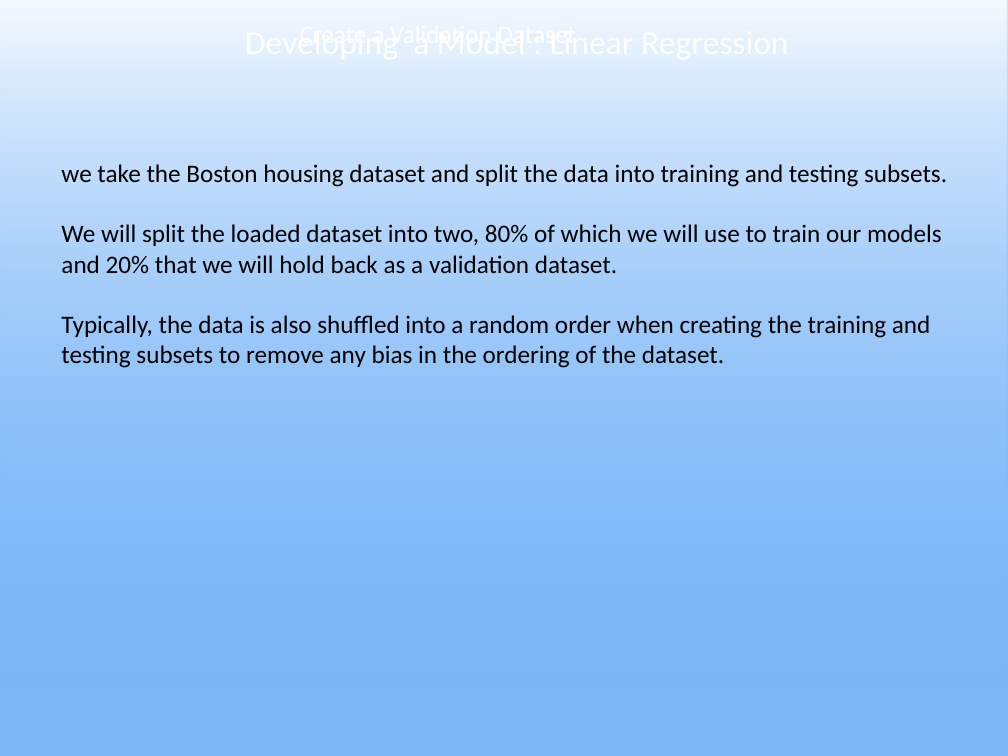
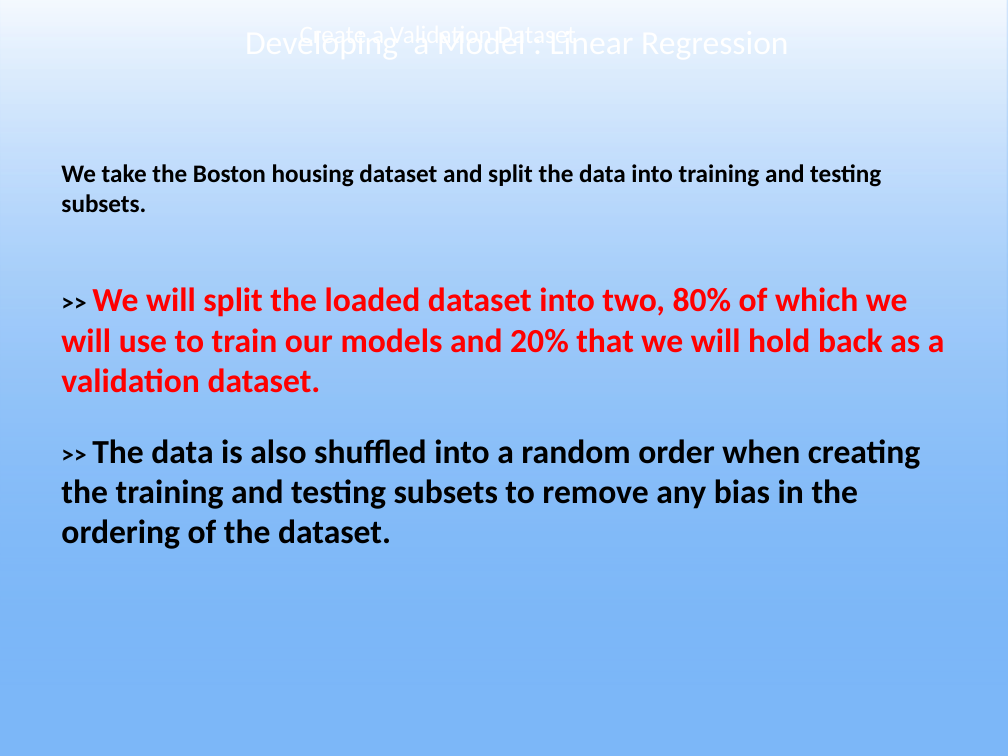
Before and after one commit to ouzarf/seminars, a slide deck: slide 37 of uminho19-ML.pptx (slide 40 before the commit). Drawn at 1008x756 pixels with LibreOffice and Linux fonts; fonts in the diff are those of the drawing. Boxes give left, top, right and bottom in pixels: in the first picture for what was removed or moved away, otherwise in the second. Text is boxed around its words. In the diff, an @@ line names an element or a change of style, - is before the commit and + after.

```diff
--- a/uminho19-ML.pptx
+++ b/uminho19-ML.pptx
@@ text at bbox=[61, 164, 945, 549]: text changed; size 18 to 24 pt; bold on @@
-we take the Boston housing dataset and split the data into training and testing subsets.
-We will split the loaded dataset into two, 80% of which we will use to train our models and 20% that we will hold back as a validation dataset.
-Typically, the data is also shuffled into a random order when creating the training and testing subsets to remove any bias in the ordering of the dataset.
+We take the Boston housing dataset and split the data into training and testing subsets.
+>> We will split the loaded dataset into two, 80% of which we will use to train our models and 20% that we will hold back as a validation dataset.
+>> The data is also shuffled into a random order when creating the training and testing subsets to remove any bias in the ordering of the dataset.
```
Also in this commit, not shown: 11 other slides changed, 1 slide added, 4 slides removed, 5 other files.
